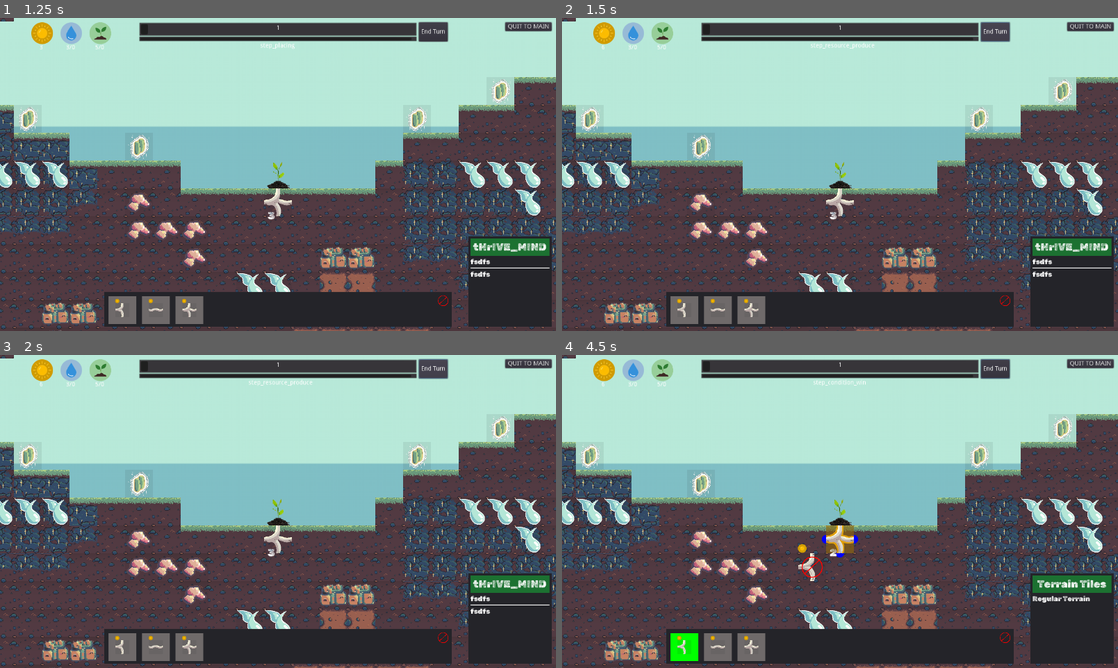
Above: before the commit, frames 1-4 (two rows, left to right).
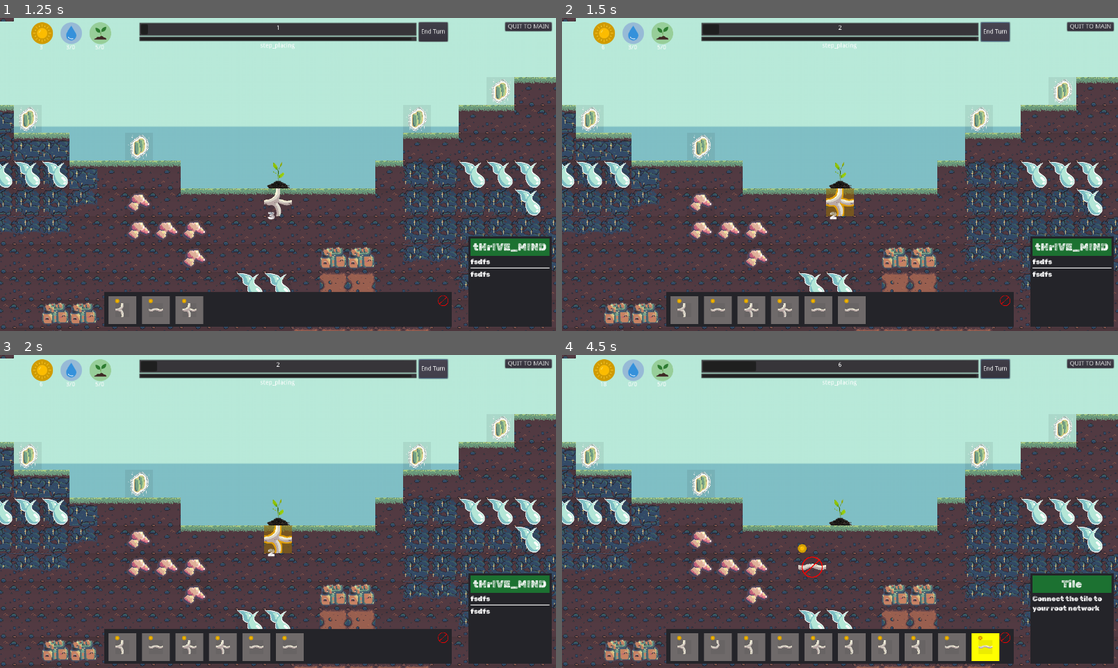
Above: after the commit, the same moments.

Repository: Gouellie/Roots
Game: Godot game, scene res://src/screens/main_menu.tscn
Two runs of this game, one before a commit and one after it. Both use one fixed random seed, a clock stepped at 60 frames per second and the inputs below.
Inputs (mouse positions are in pixels of both pictures, inside the frame that each line leads up to):
- Up to frame 1 (1.25 s): click "NEW GAME" at 0.5 s
- Up to frame 2 (1.5 s): click "End Turn" at 1.25 s
- Up to frame 3 (2 s): no input
- Up to frame 4 (4.5 s): click "End Turn" at 2 s; click "End Turn" at 2.75 s; tap Enter at 3.5 s; drag from (840, 511) to (1062, 439) at 3.52 s; tap Space (ui_select) at 4.25 s; drag from (684, 646) to (1062, 439) at 4.27 s

Frame 1 is identical in both runs. In frame 2, 1.8% of the frame differs, in the area x 26-75%, y 2-98%; in frame 3, 1.8%; in frame 4, 5.0%, in the area x 7-98%, y 2-98%.

Commit message:
end turn now actually ends turn

Diff:
--- a/src/scripts/turns/turn_manager.gd
+++ b/src/scripts/turns/turn_manager.gd
@@ -38,14 +38,15 @@
 	start_turn()
 
 func _start_end_turn_sequence():
-#	while step != Turns.STEP_ORDER.placing:
-#		next_step()
-	end_turn()
+	if step != Turns.STEP_ORDER.placing:
+		return
 
+	next_step()
+	while step != Turns.STEP_ORDER.placing:
+		next_step()
 
 func on_turn_end_requested(_sender):
-	next_step()
-#	_start_end_turn_sequence()
+	_start_end_turn_sequence()
 
 func on_request_resolve(_sender, _step):
 	var _resolver : StepResolver = _sender as StepResolver
